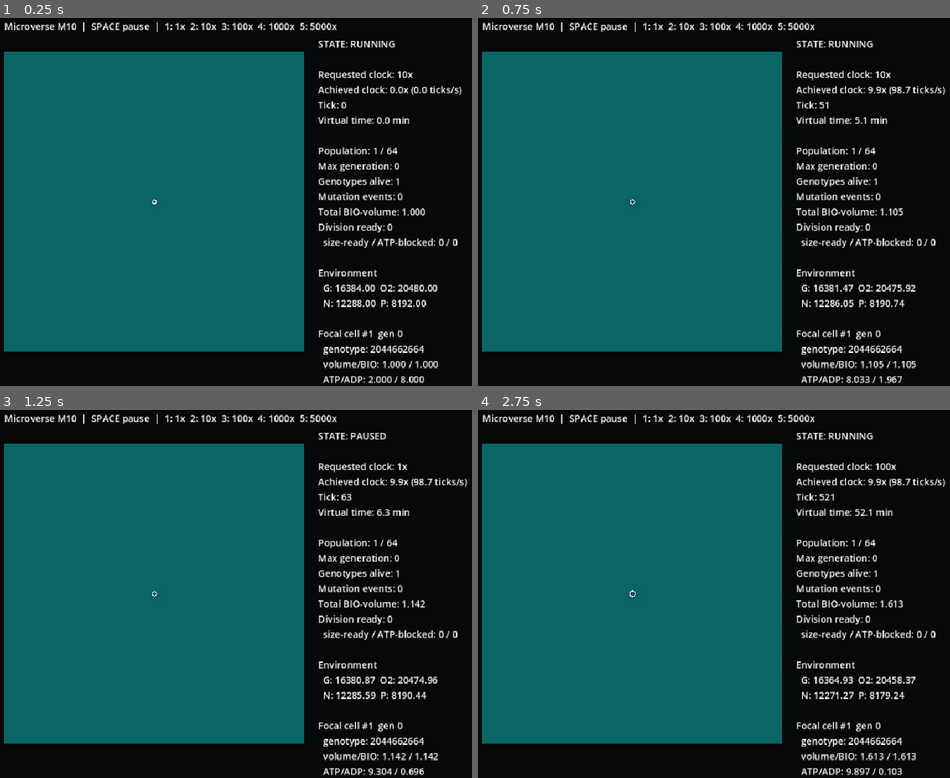
Above: before the commit, frames 1-4 (two rows, left to right).
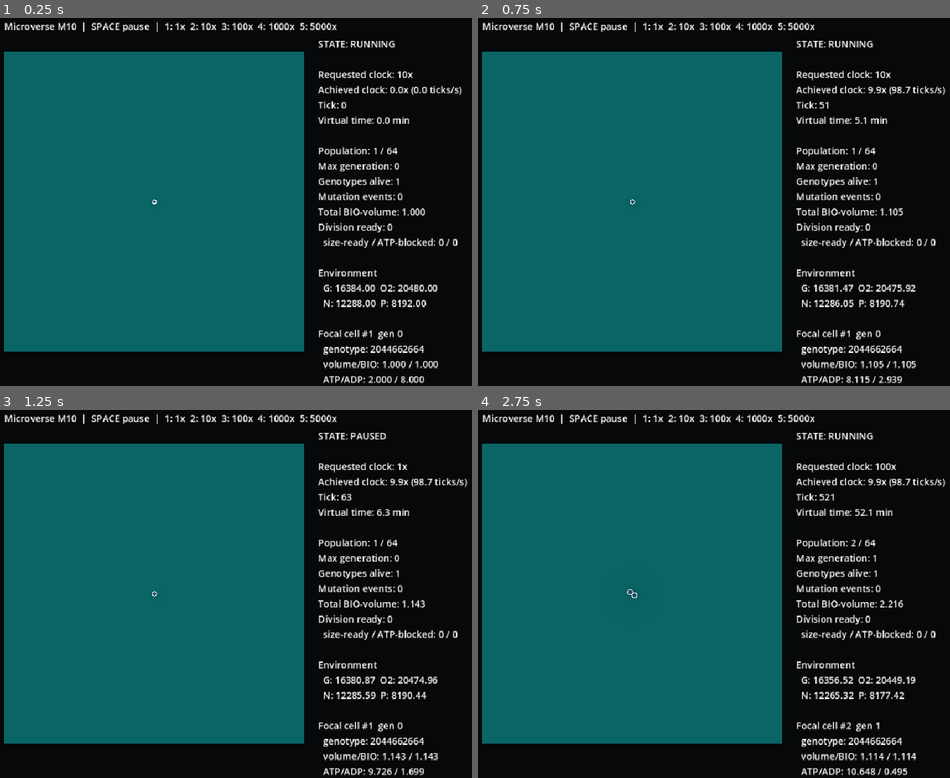
Above: after the commit, the same moments.

Repository: Feynman26/Microverse
Game: Godot game, scene res://src/ui/main.tscn
Same seed, same stepped clock (60 frames per second), same inputs: the game is played once before the commit and once after it.
Inputs:
- Up to frame 1 (0.25 s): no input
- Up to frame 2 (0.75 s): tap Enter at 0.5 s; tap 1 at 0.6 s
- Up to frame 3 (1.25 s): tap Space at 0.77 s
- Up to frame 4 (2.75 s): tap 2 at 1.35 s; tap Space at 1.52 s; tap 3 at 2.1 s

Frame 1 is identical in both runs. In frame 2, less than 0.1% of the frame differs, in the area x 79-90%, y 97-100%; in frame 3, 0.1%; in frame 4, 0.6%, in the area x 31-93%, y 35-100%.

Commit message:
fix: scale cellular energy carriers with biomass

Diff:
--- a/src/biology/cell_state.gd
+++ b/src/biology/cell_state.gd
@@ -209,9 +209,29 @@
 		possible_repair *= paid / requested_cost
 	damage = maxf(0.0, damage - possible_repair)
 
+# ATP/ADP and NAD/NADH are explicit energetic/redox carrier currencies but are
+# deliberately outside the model's structural C/N/P bookkeeping. Their charge
+# state is physical (metabolism must convert ADP->ATP and NAD->NADH), while the
+# carrier scaffold is implicit cellular material. New biomass therefore adds
+# only discharged/oxidized carrier capacity. The previous fixed founder-wide
+# carrier inventory was an artificial population ceiling: after enough divisions
+# no cell could hold the ATP required for another division even with nutrients.
 func _sync_volume_from_biomass(config) -> void:
-	volume = pool("BIO") / float(config.biomass_units_per_volume)
-	assert(volume > 0.0, "Living cell cannot have zero structural biomass")
+	var previous_volume: float = volume
+	var next_volume: float = pool("BIO") / float(config.biomass_units_per_volume)
+	assert(next_volume > 0.0, "Living cell cannot have zero structural biomass")
+	var added_volume: float = maxf(0.0, next_volume - previous_volume)
+	if added_volume > 0.0:
+		var adenylate_capacity_per_volume: float = (
+			float(config.initial_atp_per_volume) + float(config.initial_adp_per_volume)
+		)
+		var redox_capacity_per_volume: float = (
+			float(config.initial_nad_per_volume) + float(config.initial_nadh_per_volume)
+		)
+		# Capacity is born uncharged: no ATP or NADH is gifted by cell growth.
+		metabolites["ADP"] = float(metabolites.get("ADP", 0.0)) + added_volume * adenylate_capacity_per_volume
+		metabolites["NAD"] = float(metabolites.get("NAD", 0.0)) + added_volume * redox_capacity_per_volume
+	volume = next_volume
 
 func _check_viability(config) -> void:
 	if damage >= float(config.lethal_damage):
@@ -275,7 +295,10 @@
 # the reverse structural-biomass reaction (2 AA + 1 LIP + 2 NUC per BIO). The
 # material physically stored in mRNA and protein is also returned to NUC and AA
 # using the same per-molecule accounting used by M5 expression. Together these
-# operations conserve the model's structural C/N/P across cell death.
+# operations conserve the model's structural C/N/P across cell death. ATP/ADP
+# and NAD/NADH are carrier-state variables with zero modeled C/N/P; their stored
+# chemical energy/redox state dissipates at lysis while their implicit scaffold
+# material is already represented by the recycled cellular biomass.
 func releasable_pools(config) -> Dictionary:
 	var result: Dictionary = {}
 	for metabolite_id in MetaboliteCatalogScript.extracellular_ids():
